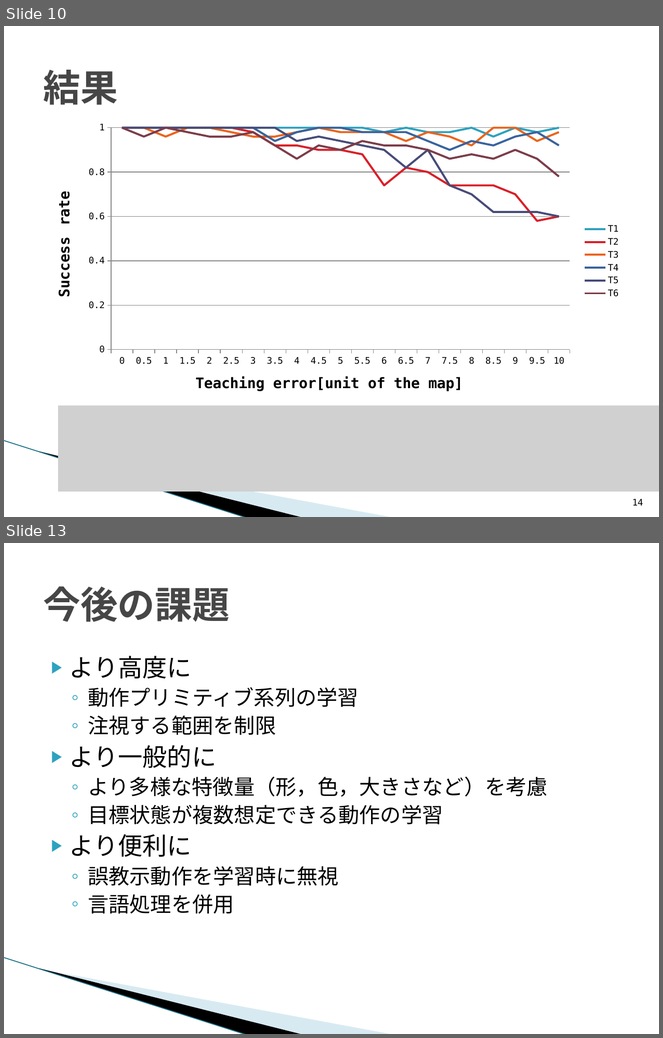
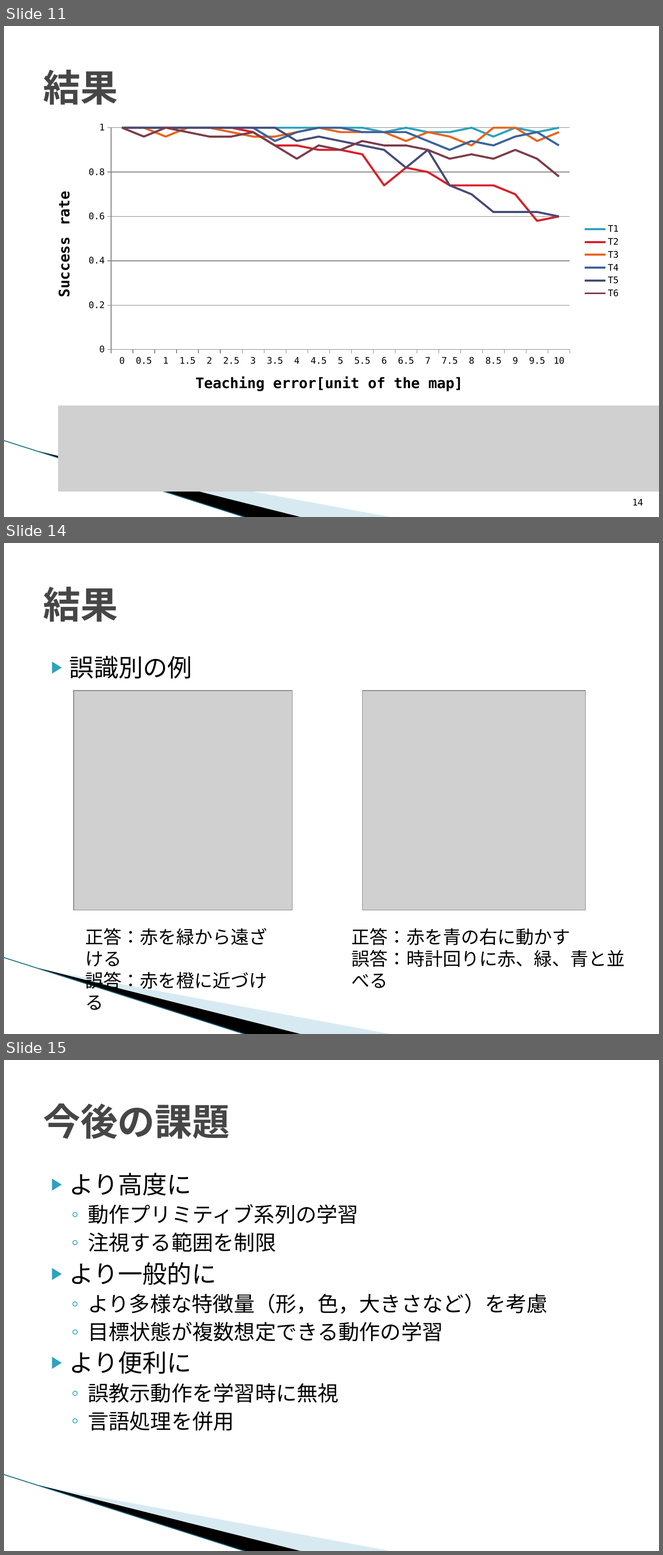
Before and after one commit to TetsuyaKomota/GitforEclipseTest, a slide deck: IntentionLearning/memo/presentation/卒論発表会スライド.pptx. Shown one above the other, each under a label of ours: slides 10 and 13 before the commit, slides 11, 14 and 15 after it; the slides between them are not shown. The pictures are 663x1038 and 663x1555 pixels, drawn with LibreOffice and Linux fonts; fonts in the diff are those of the drawing; grey boxes stand for pictures; background and template pictures are left out. Boxes give left, top, right and bottom in pixels: in the first picture for what was removed or moved away, otherwise in the second. Text is boxed around its words. In the diff, an @@ line names an element or a change of style, - is before the commit and + after.

```diff
--- a/IntentionLearning/memo/presentation/卒論発表会スライド.pptx
+++ b/IntentionLearning/memo/presentation/卒論発表会スライド.pptx
@@ slide 14 added at [4,543,659,1034], background #FFFFFF; not listed: 3 template elements that a slide beside it also shows @@
@@ title added at [43,587,117,622], 41 pt, text #464646, bold @@
+結果
@@ text added at [70,656,192,679], 27 pt, text #000000 @@
+▶ 誤識別の例
@@ picture added at [74,691,292,911] @@
@@ picture added at [362,691,585,911] @@
@@ text added at [85,928,268,1010], 20 pt, text #000000 @@
+正答：赤を緑から遠ざける
+誤答：赤を橙に近づける
@@ text added at [352,928,625,967], 20 pt, text #000000 @@
+正答：赤を青の右に動かす
+誤答：時計回りに赤、緑、青と並べる
@@ what was slide 10 is now slide 11 @@
@@ what was slide 13 is now slide 15 @@
```
Also in this commit, not shown: 1 slide changed, 9 other slides added, 2 other files.
